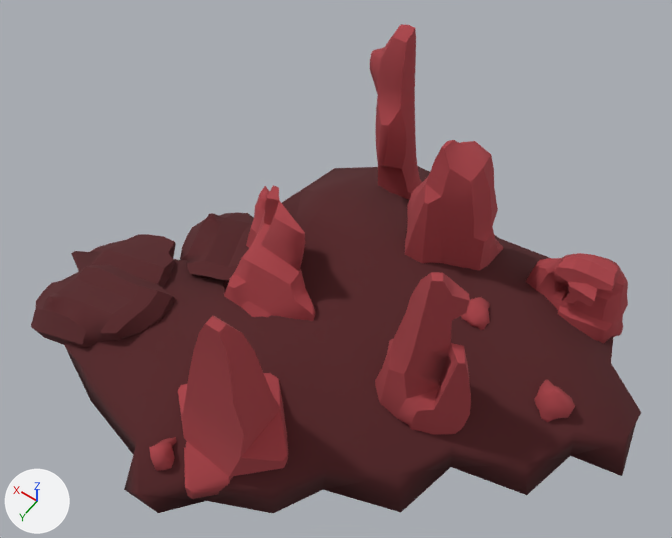
The glTF model assets/pile_red.glb, before and after one commit.
Before and after are seen from a 50 mm lens placed at (-17.5, 26.3, 47.6), pointed at (1.0, 0.4, 6.8). The axes (+X, +Y, +Z) are drawn at lower left. The lights are the same throughout. Where no turn or scale is listed for an object, it has been applied to the vertices.

The first picture shows 'rock.001', 'rock.004', 'rock.006', 'rock.007', 'rock.008', 'rock.009', 'rock.011', 'rock.017', 'rock.026', 'rock.030', 'rock.032', 'rock.035'.
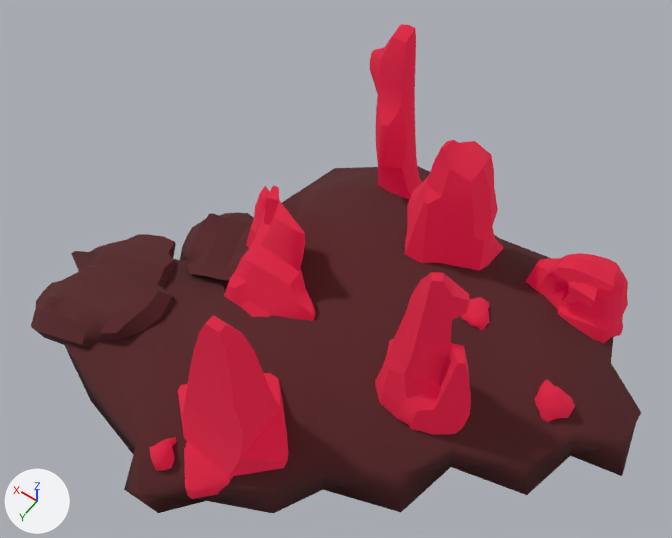
Commit message: rocks glow now + worker hold rocks

Changed parts and their boxes [x1, y1, x2, y2] in the pictures (672 x 538 px):
'rock.004', recoloured, surface changed: [178, 316, 288, 499] in both
'rock.009', recoloured, surface changed: [375, 272, 471, 435] in both
'rock.008', recoloured, surface changed: [405, 140, 504, 271] in both
'rock.026', recoloured, surface changed: [224, 186, 315, 321] in both
'rock.011', recoloured, surface changed: [370, 24, 422, 199] in both
'rock.017', recoloured, surface changed: [526, 253, 628, 344] in both
'rock.030', recoloured, surface changed: [535, 379, 575, 423] in both
'rock.032', recoloured, surface changed: [149, 437, 177, 471] in both
'rock.035', recoloured, surface changed: [461, 297, 490, 330] in both

The edits, one by one:
Material 'Material.003' (mat_material_003) changes colour from red #a84147 to red #a81f33; in linear values from (0.392, 0.0533, 0.0633) to (0.392, 0.0136, 0.0331).
In material 'Material.003' (mat_material_003), emission_color is now set to (0.295, 0.0, 0.0205), red #940027.
In material 'Material.003' (mat_material_003), emission_strength is now set to 1.0.
